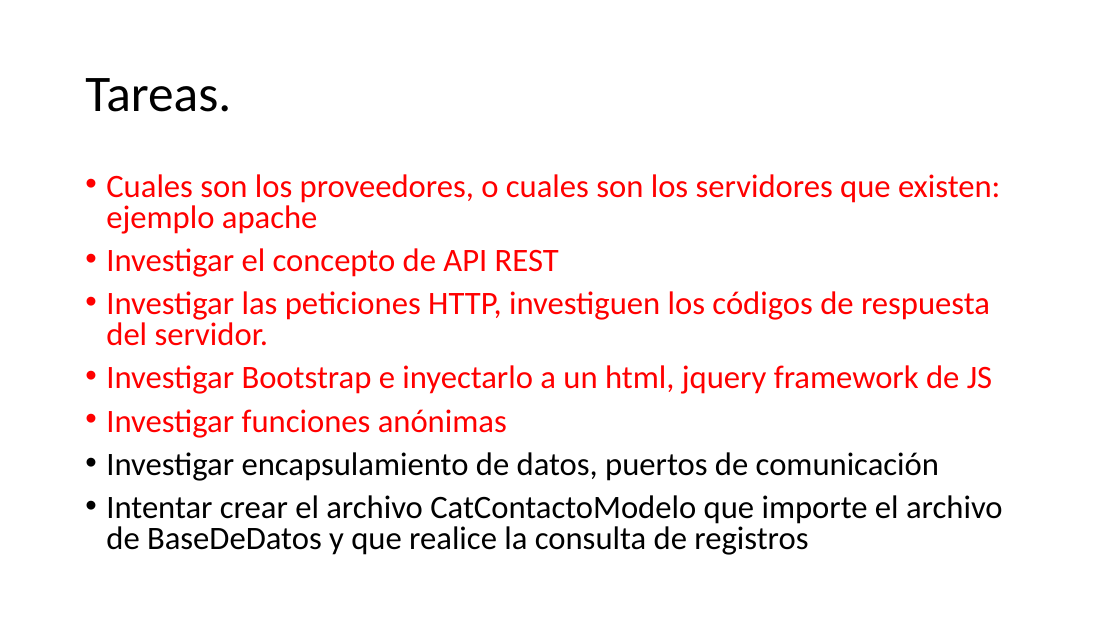
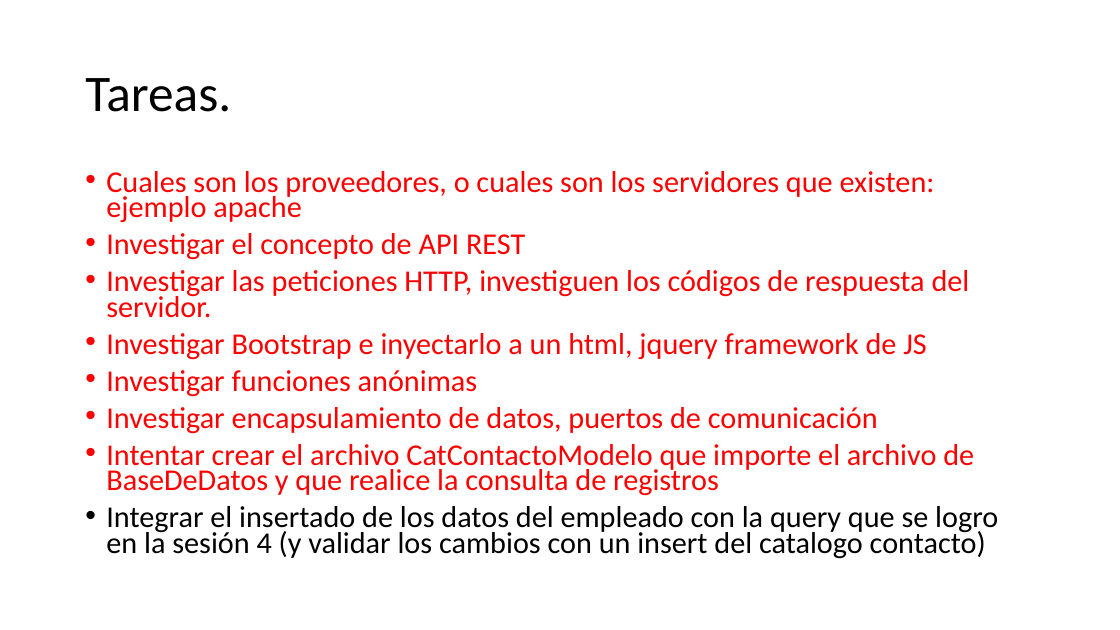
Before and after one commit to enriquecr1990/cap_php_ago22, a slide deck: slide 8 of presentacion/Presentación1.pptx. Drawn at 1120x630 pixels with LibreOffice and Linux fonts; fonts in the diff are those of the drawing. Boxes give left, top, right and bottom in pixels: in the first picture for what was removed or moved away, otherwise in the second. Text is boxed around its words. In the diff, an @@ line names an element or a change of style, - is before the commit and + after.

```diff
--- a/presentacion/Presentación1.pptx
+++ b/presentacion/Presentación1.pptx
@@ text at bbox=[106, 171, 974, 496]: size 28 to 25.9 pt in "Cuales son los proveedores, o cuales son ...", "Investigar el concepto de API REST", "Investigar las peticiones HTTP, investiguen los códigos ...", "Investigar Bootstrap e inyectarlo a un html, ..." and 3 more places; text colour #000000 to #FF0000 in "Investigar encapsulamiento de datos, puertos de comunicación", "Intentar crear el archivo CatContactoModelo que importe ..."; line spacing 0.8 to 0.7 @@
@@ text at bbox=[106, 506, 998, 559]: paragraph added @@
+• Integrar el insertado de los datos del empleado con la query que se logro en la sesión 4 (y validar los cambios con un insert del catalogo contacto)
```
Also in this commit, not shown: 7 other files.
